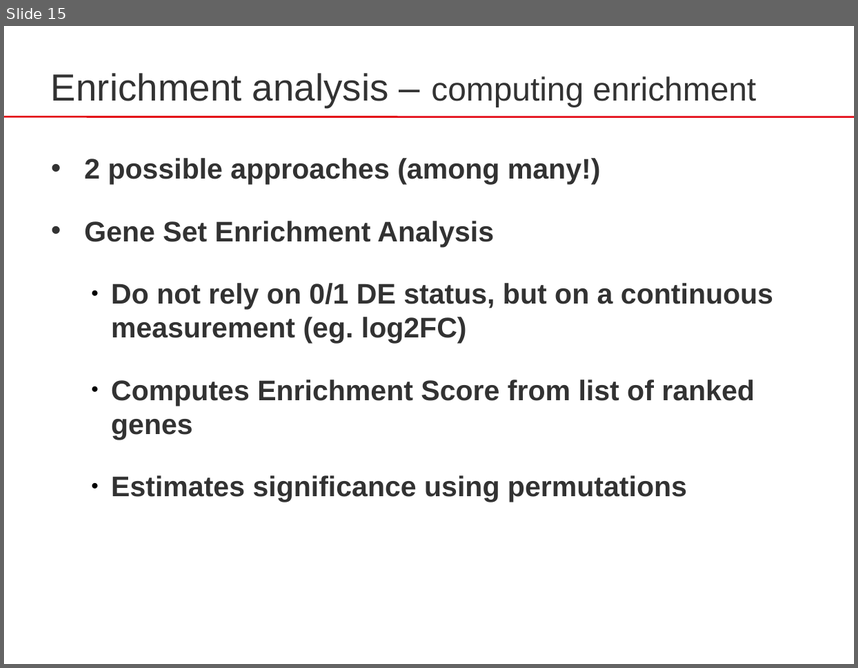
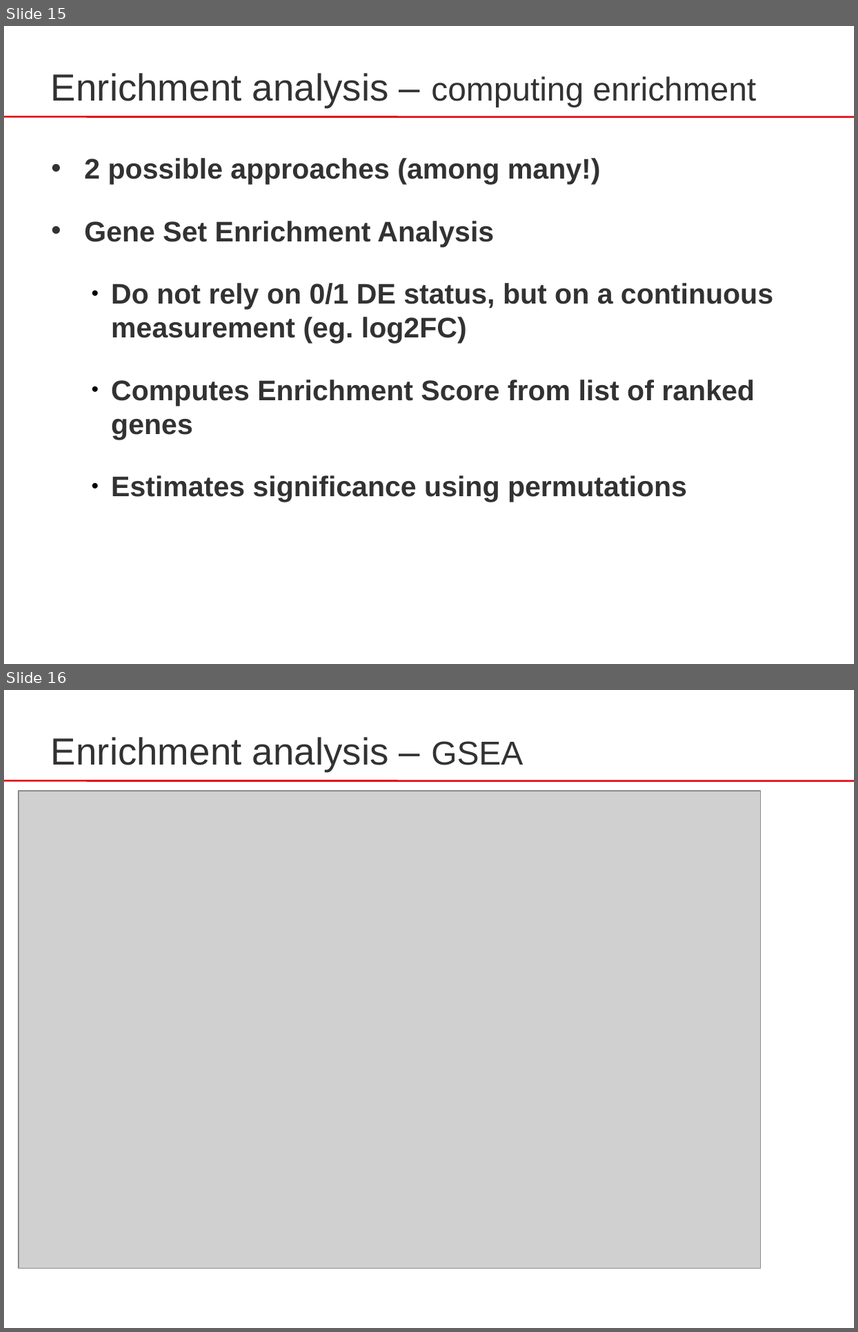
Before and after one commit to sib-swiss/RNAseq-introduction-training, a slide deck: docs/assets/pptx/RNA-Seq_07_Enrichment_analysis.pptx. Shown one above the other, each under a label of ours: slide 15 before the commit, slides 15 and 16 after it. The pictures are 858x668 and 858x1332 pixels, drawn with LibreOffice and Linux fonts; fonts in the diff are those of the drawing; grey boxes stand for pictures. Boxes give left, top, right and bottom in pixels: in the first picture for what was removed or moved away, otherwise in the second. Text is boxed around its words. In the diff, an @@ line names an element or a change of style, - is before the commit and + after.

Commit message:
added better description of GSEA

```diff
--- a/docs/assets/pptx/RNA-Seq_07_Enrichment_analysis.pptx
+++ b/docs/assets/pptx/RNA-Seq_07_Enrichment_analysis.pptx
@@ slide 16 added at box(4, 690, 854, 1328), background #FFFFFF; not listed: 1 template element that a slide beside it also shows @@
@@ text added at box(51, 737, 523, 771), 32 pt, text #323232 @@
+Enrichment analysis – GSEA
@@ picture added at box(18, 791, 760, 1268) @@
```
Also in this commit, not shown: 1 slide changed, 4 other slides added, 2 other files.
